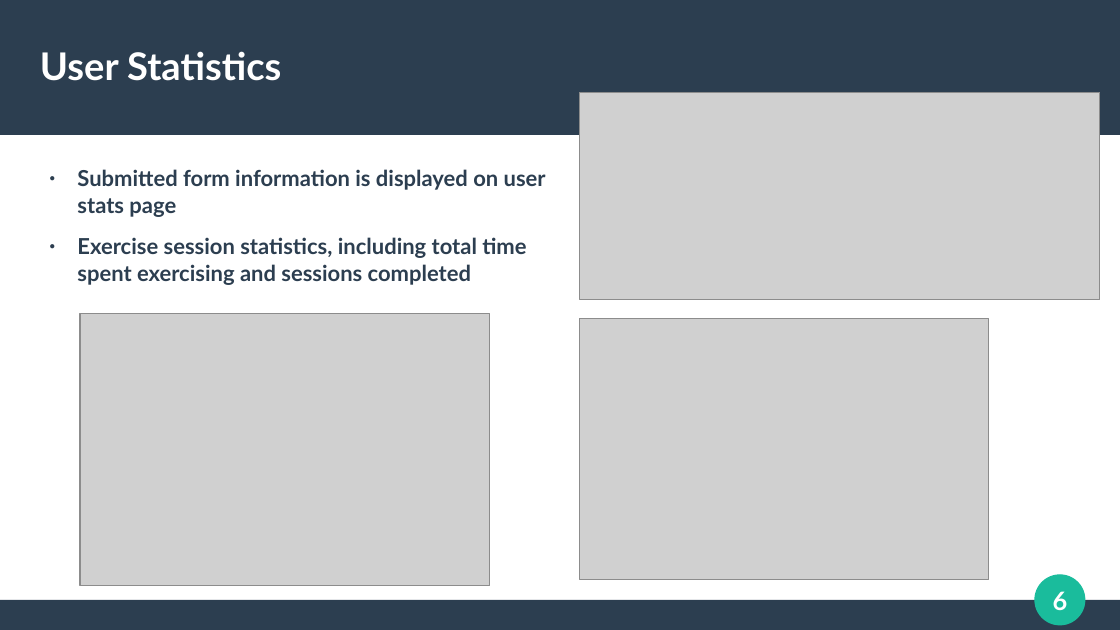
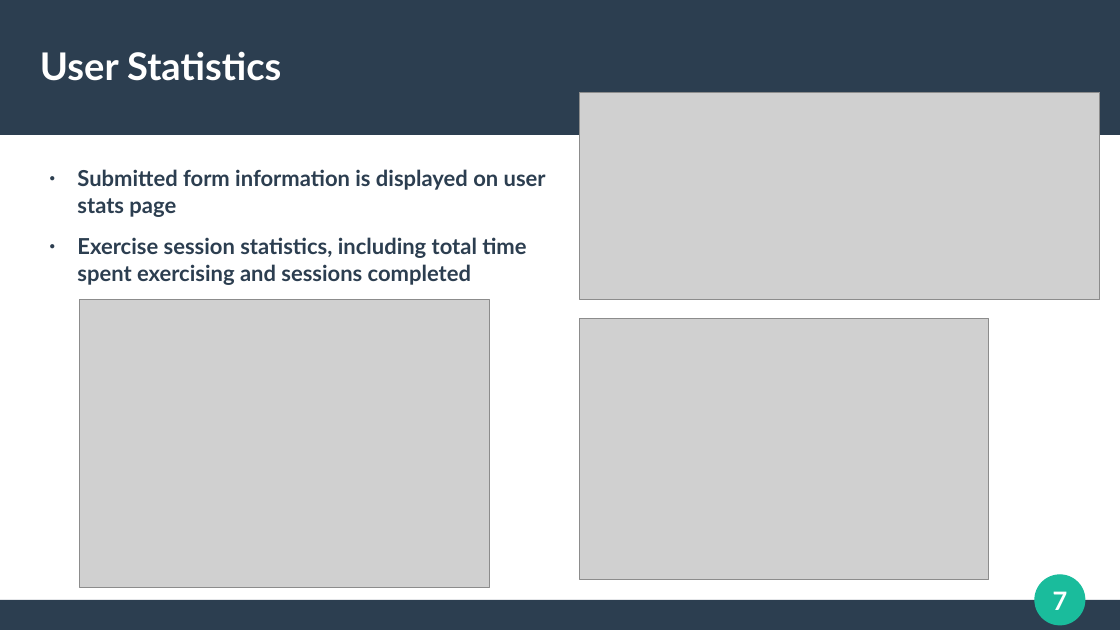
Before and after one commit to mark-ruddy/neurorecovery, a slide deck: slide 7 of report/neurorecovery_final_presentation.pptx (slide 6 before the commit). Drawn at 1120x630 pixels with LibreOffice and Linux fonts; fonts in the diff are those of the drawing; grey boxes stand for pictures. Boxes give left, top, right and bottom in pixels: in the first picture for what was removed or moved away, otherwise in the second. Text is boxed around its words. In the diff, an @@ line names an element or a change of style, - is before the commit and + after.

```diff
--- a/report/neurorecovery_final_presentation.pptx
+++ b/report/neurorecovery_final_presentation.pptx
@@ picture: place and size @@
-picture at <box>80,313,491,585</box>
+picture at <box>80,300,490,588</box>
@@ page number at <box>1053,591,1068,610</box>: text changed @@
-6
+7
```
Also in this commit, not shown: 2 other slides changed, 6 slides added, 1 slide removed, 2 other files.
